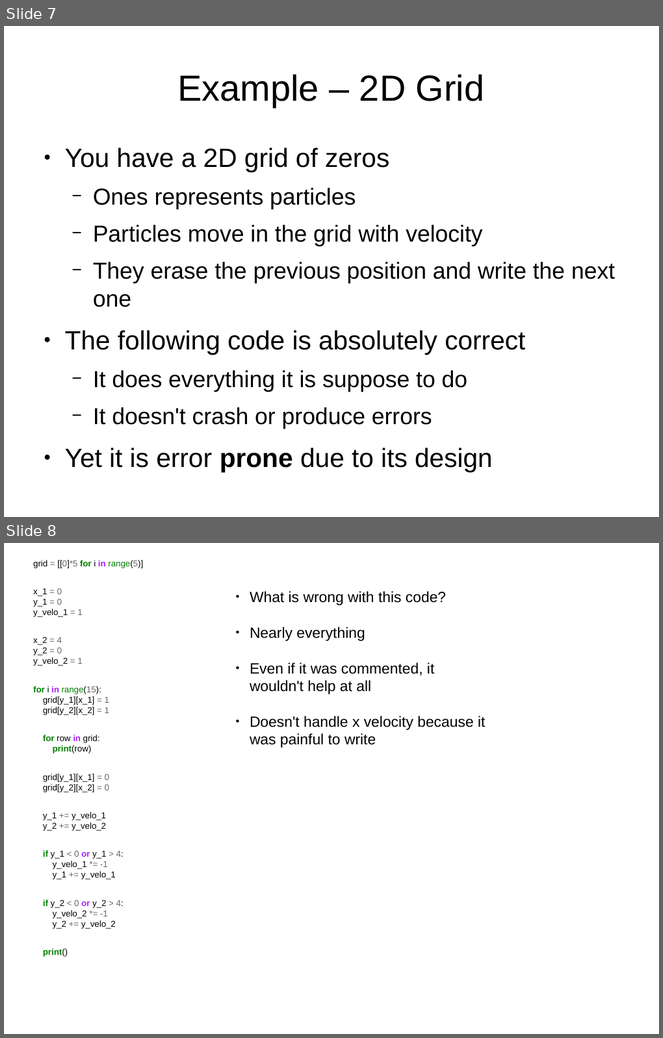
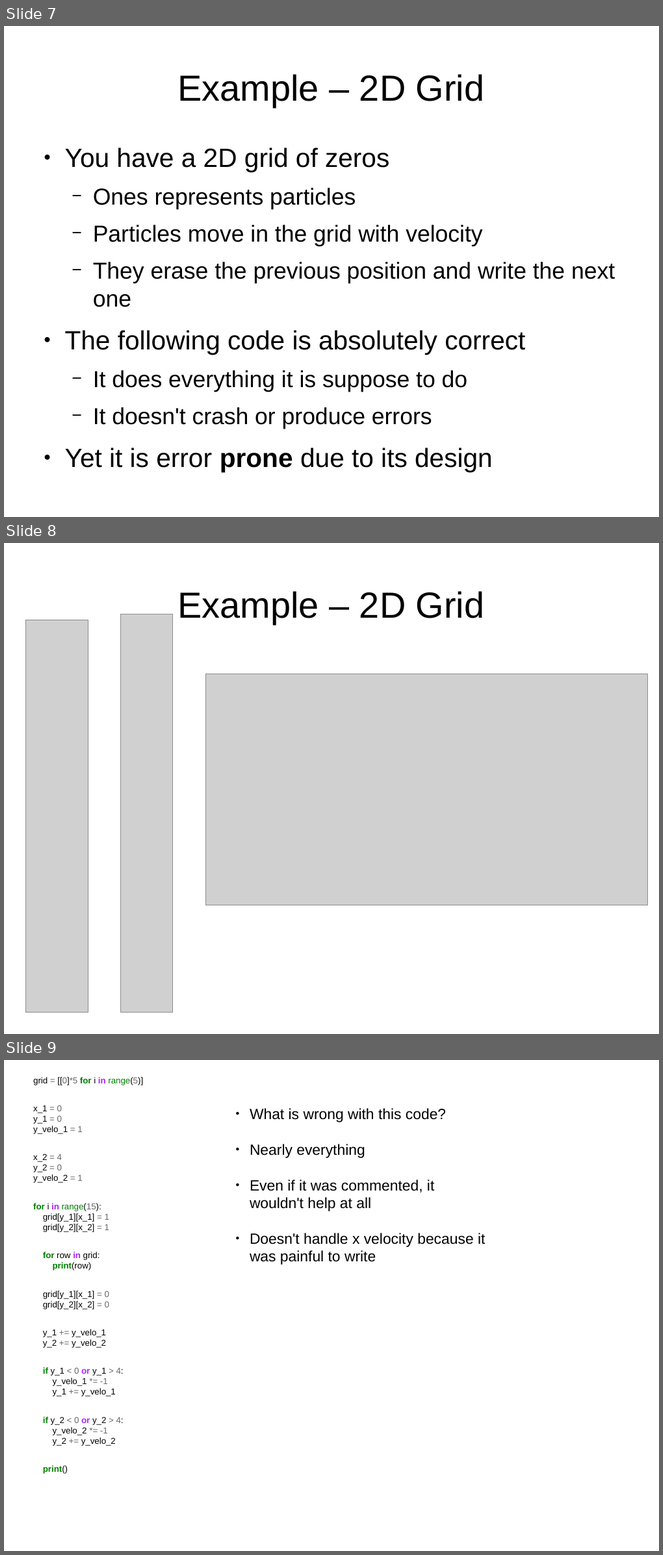
Before and after one commit to f0lie/refactoring_example, a slide deck: safe_code_pt2.odp. Shown one above the other, each under a label of ours: slides 7 and 8 before the commit, slides 7, 8 and 9 after it. The pictures are 663x1038 and 663x1555 pixels, drawn with LibreOffice and Linux fonts; fonts in the diff are those of the drawing; grey boxes stand for pictures. Boxes give left, top, right and bottom in pixels: in the first picture for what was removed or moved away, otherwise in the second. Text is boxed around its words. In the diff, an @@ line names an element or a change of style, - is before the commit and + after.

```diff
--- a/safe_code_pt2.odp
+++ b/safe_code_pt2.odp
@@ slide 8 added at <box>4,543,659,1034</box>, background #FFFFFF @@
@@ title added at <box>178,591,485,624</box>, 44 pt, text #000000 @@
+Example – 2D Grid
@@ picture added at <box>26,620,88,1013</box> @@
@@ picture added at <box>121,615,173,1013</box> @@
@@ picture added at <box>206,674,648,906</box> @@
@@ what was slide 8 is now slide 9 @@
```
Also in this commit, not shown: 3 slides changed, 4 other files.
